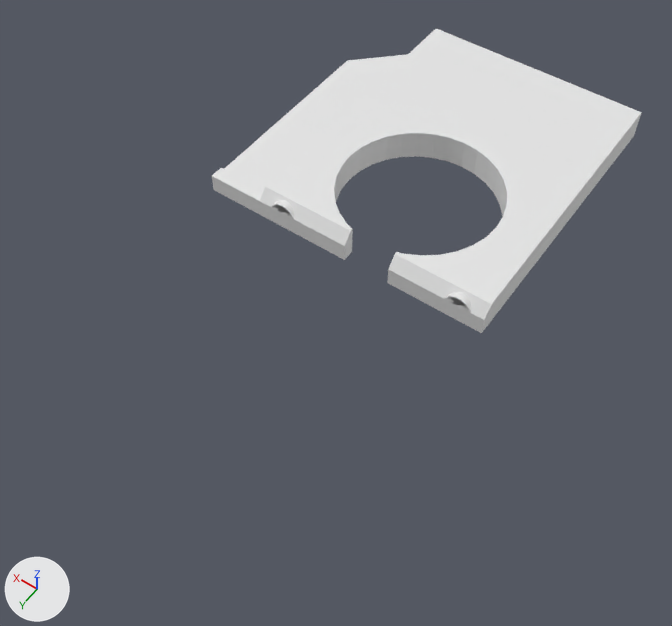
Renders of the Blender file dvd_to_coffee_converter/converter.blend from each side of a commit.
One viewpoint serves both versions: a camera (50 mm lens) standing at (-0.075, 0.329, 0.273) and looking at (0.053, 0.149, -0.01). Lighting does not change. The marker at lower left points along +X, +Y and +Z.

In view in the first picture: 'Plane', 'Plane.001', 'left_addition', 'left_subtraction', 'right_addition', 'right_subtraction'.
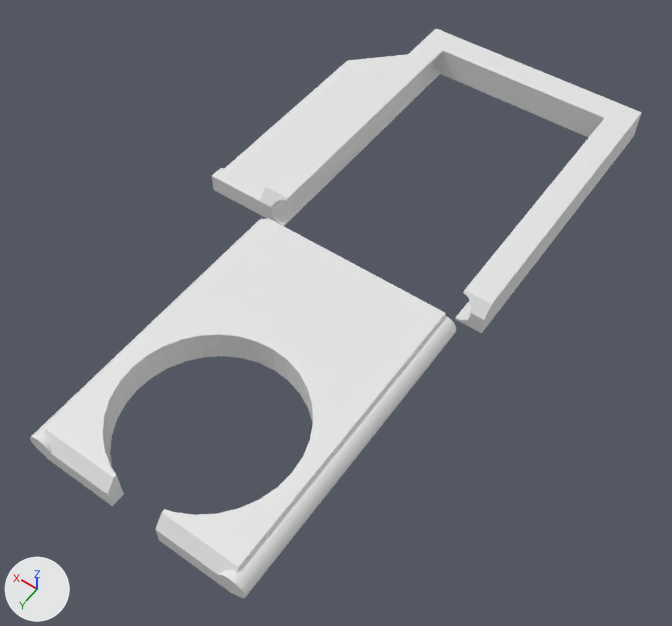
Commit message: initial sliding version

The change, as a list of edits to the scene's bpy script:
```text
Change me_circle_002:
    used by ob_left_addition; location = (0.0112, 0.132, 0.0065); rotation_euler = (1.571, 0.0, 0.0), in degrees (90, 0, 0); scale = (0.15, 0.15, 0.15)
    remove me_circle_002.from_pydata(...)  # 64 vertices, 34 faces; spans x -0.034..0.034, y -0.034..0.034, z 0.0..0.797
    add me_circle_002.from_pydata(...)  # 96 vertices, 66 faces; spans x -0.034..0.034, y -0.034..0.034, z -0.07..0.797
    me_circle_002 part 1
    1 face is deleted
    32 new vertices lie (0.0, 0.0, -0.07) away from vertices in x -0.034..0.034, y -0.034..0.034, z 0.0
    33 new faces join them
Change me_circle_003:
    used by ob_right_addition; location = (0.0912, 0.132, 0.0065); rotation_euler = (1.571, 0.0, 0.0), in degrees (90, 0, 0); scale = (0.15, 0.15, 0.15)
    remove me_circle_003.from_pydata(...)  # 64 vertices, 34 faces; spans x -0.034..0.034, y -0.034..0.034, z 0.0..0.797
    add me_circle_003.from_pydata(...)  # 96 vertices, 66 faces; spans x -0.034..0.034, y -0.034..0.034, z -0.034..0.797
    me_circle_003 part 2
    1 face is deleted
    32 new vertices lie (0.0, 0.0, -0.034) away from vertices in x -0.034..0.034, y -0.034..0.034, z 0.0
    33 new faces join them
Change me_circle_004:
    used by ob_right_subtraction; location = (0.0912, 0.132, 0.0065); rotation_euler = (1.571, 0.0, 0.0), in degrees (90, 0, 0); scale = (0.165, 0.165, 0.15)
    remove me_circle_004.from_pydata(...)  # 64 vertices, 34 faces; spans x -0.034..0.034, y -0.034..0.034, z 0.0..0.797
    add me_circle_004.from_pydata(...)  # 96 vertices, 66 faces; spans x -0.034..0.034, y -0.034..0.034, z -0.093..0.797
    me_circle_004 part 3
    1 face is deleted
    32 new vertices lie (0.0, 0.0, -0.093) away from vertices in x -0.034..0.034, y -0.034..0.034, z 0.0
    33 new faces join them
Change me_circle_005:
    used by ob_left_subtraction; location = (0.0112, 0.132, 0.0065); rotation_euler = (1.571, 0.0, 0.0), in degrees (90, 0, 0); scale = (0.165, 0.165, 0.15)
    remove me_circle_005.from_pydata(...)  # 64 vertices, 34 faces; spans x -0.034..0.034, y -0.034..0.034, z 0.0..0.797
    add me_circle_005.from_pydata(...)  # 96 vertices, 66 faces; spans x -0.034..0.076, y -0.034..0.034, z -0.055..0.797
    me_circle_005 part 4
    17 faces are deleted
    14 vertices in x 0.013..0.034, y -0.031..0.031, z 0.0..0.797 move by (0.042, 0.0, 0.0)
    16 vertices move from x 0.007..0.033, y -0.033..0.033, z 0.0..0.797 to x 0.0..0.073, y -0.034..0.034, z -0.055..0.797
    2 vertices are added at (0.075, -0.007, -0.055), (0.075, 0.007, -0.055)
    16 new vertices lie (0.0, 0.0, -0.055) away from vertices in x -0.034..0.034, y -0.033..0.033, z 0.0
    14 new vertices lie (0.0, 0.0, -0.797) away from vertices in x 0.007..0.033, y -0.033..0.033, z 0.797
    49 new faces join them
Add me_plane_001_1:
    me_plane_001_1.from_pydata(...)  # 268 vertices, 155 faces, 7 loose edges; spans x 0.0061..0.0964, y 0.0125..0.132, z 0.0..0.013
Remove ob_plane_001:
    ob_plane_001 = bpy.data.objects.new('Plane.001', me_plane_001)
    ob_plane_001.location = (0.0, 0.0, 0.0)
Change ob_left_addition:
    add ob_left_addition.hide_set(True)
Change ob_right_subtraction:
    add ob_right_subtraction.hide_set(True)
Change ob_left_subtraction:
    ob_left_subtraction.location: (0.0112, 0.132, 0.0065) -> (0.0112, 0.1348, 0.0065)
    add ob_left_subtraction.hide_set(True)
Add ob_inner_part:
    ob_inner_part = bpy.data.objects.new('inner_part', me_plane_001_1)
    ob_inner_part.location = (0.0, 0.1284, 0.0)
```

Boxes (x1, y1, x2, y2) around the edits, measured in the pictures (672 x 626 px):
'inner_part', added
    after: (30, 218, 456, 598)
'Plane.001', deleted
    before: (282, 51, 604, 319)
'left_subtraction', hidden
    before: (445, 292, 471, 312)
'right_subtraction', hidden
    before: (272, 200, 293, 219)
'left_addition', hidden
    before: (446, 297, 469, 312)
'right_addition', no longer drawn
    before: (273, 205, 292, 218)
part 3 of me_circle_004, built on
    before: (272, 204, 293, 219)
part 4 of me_circle_005, built on
    before: (445, 292, 470, 312)
